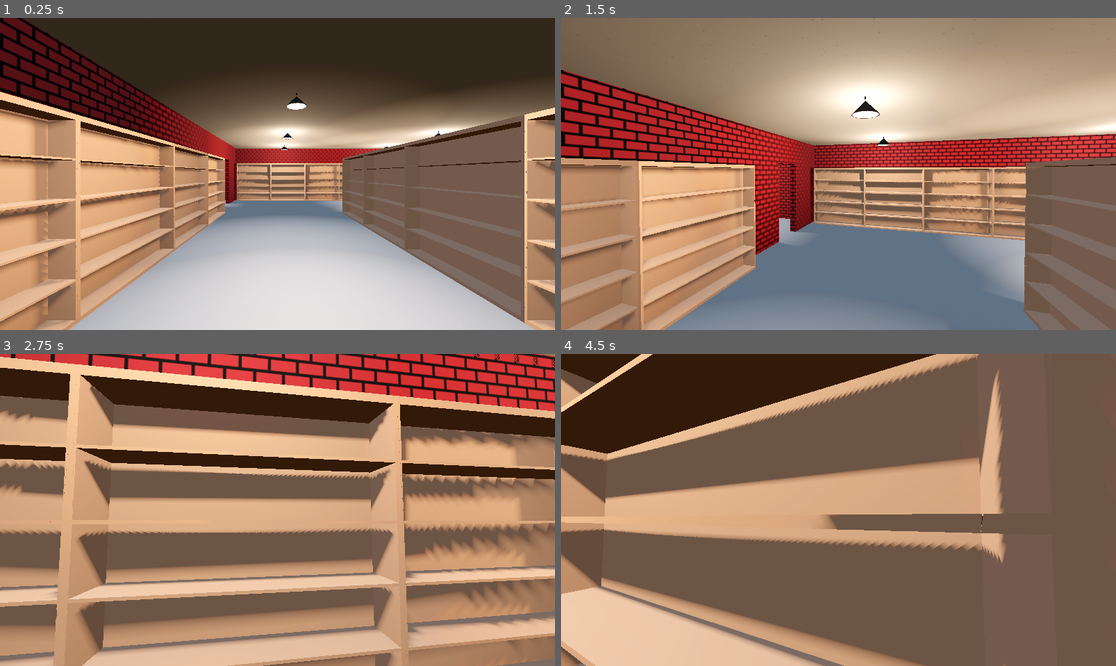
Above: before the commit, frames 1-4 (two rows, left to right).
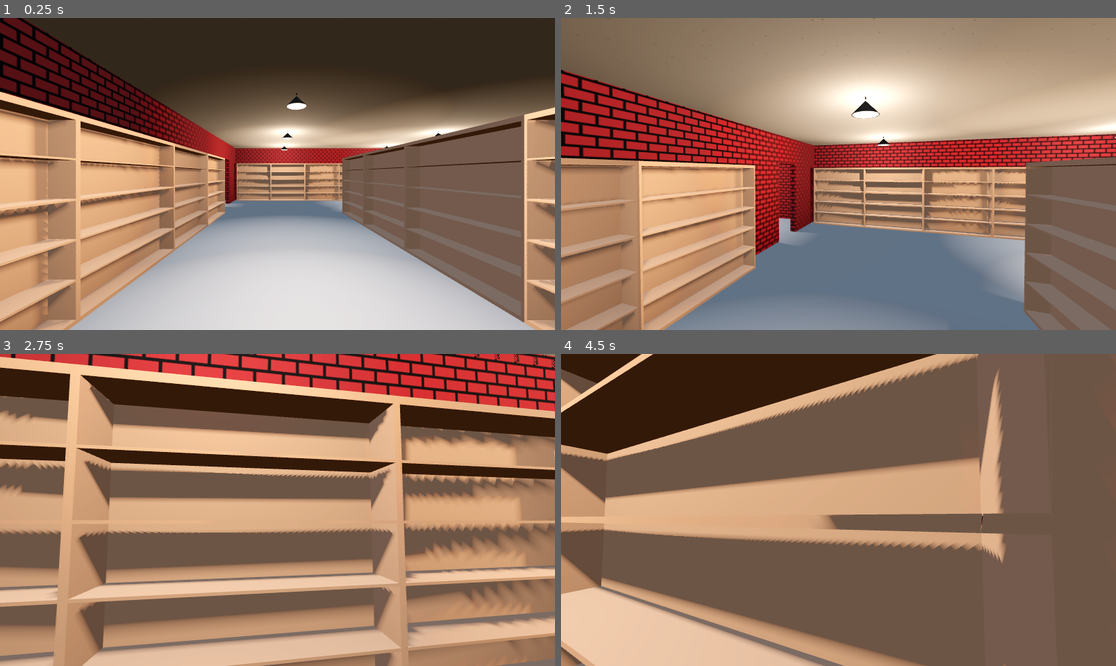
Above: after the commit, the same moments.

Repository: DrOtter3000/LittleLibrary
Game: Godot game, scene res://Environment/building.tscn
Same seed, same stepped clock (60 frames per second), same inputs: the game is played once before the commit and once after it.
Inputs (mouse positions are in pixels of both pictures, inside the frame that each line leads up to):
- Up to frame 1 (0.25 s): no input
- Up to frame 2 (1.5 s): move the mouse to (866, 174) at 0.52 s; hold W (forward) from 0.53 s (still down); tap Space (jump) at 0.77 s; move the mouse to (810, 174) at 1.27 s
- Up to frame 3 (2.75 s): keep holding W (forward); tap Space (jump) at 1.52 s; move the mouse to (288, 503) at 2.02 s
- Up to frame 4 (4.5 s): keep holding W (forward); move the mouse to (832, 516) at 2.77 s; tap Space (jump) at 3.02, 3.77 s; move the mouse to (877, 513) at 3.52 s; move the mouse to (794, 506) at 4.27 s

The runs differ from the first frame. In frame 1, 1.1% of the frame differs, in the area x 0-100%, y 23-100%; in frame 2, 1.0%; in frame 3, 1.1%, in the area x 0-100%, y 0-100%; in frame 4, 0.3%.

Commit message:
activate antialiasing

Diff:
--- a/project.godot
+++ b/project.godot
@@ -42,3 +42,9 @@
 "events": [Object(InputEventKey,"resource_local_to_scene":false,"resource_name":"","device":-1,"window_id":0,"alt_pressed":false,"shift_pressed":false,"ctrl_pressed":false,"meta_pressed":false,"pressed":false,"keycode":0,"physical_keycode":32,"key_label":0,"unicode":32,"echo":false,"script":null)
 ]
 }
+
+[rendering]
+
+anti_aliasing/quality/msaa_2d=1
+anti_aliasing/quality/msaa_3d=1
+anti_aliasing/quality/screen_space_aa=1
